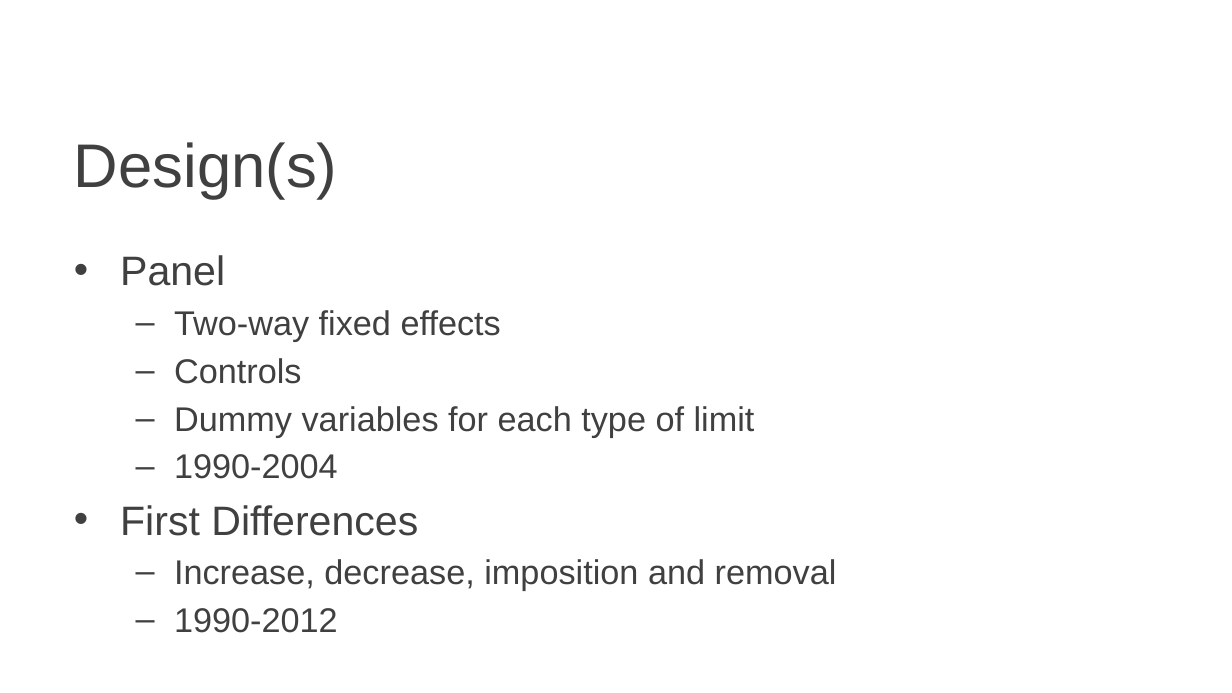
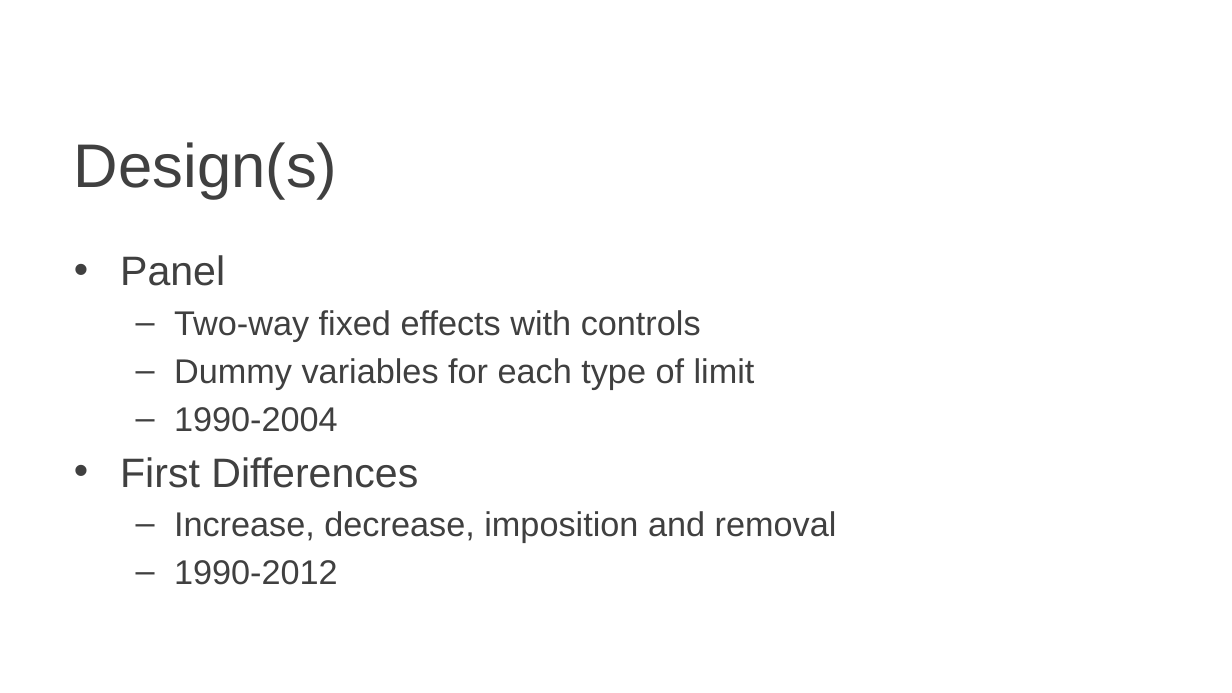
Before and after one commit to markchand/Money-in-Politics, a slide deck: slide 7 of SPSA (Working).pptx. Drawn at 1232x693 pixels with LibreOffice and Linux fonts; fonts in the diff are those of the drawing; background and template pictures are left out. Boxes give left, top, right and bottom in pixels: in the first picture for what was removed or moved away, otherwise in the second. Text is boxed around its words. In the diff, an @@ line names an element or a change of style, - is before the commit and + after.

```diff
--- a/SPSA (Working).pptx
+++ b/SPSA (Working).pptx
@@ text at bbox=[174, 310, 701, 341]: text changed @@
-  – Two-way fixed effects
-  – Controls
+  – Two-way fixed effects with controls
```
Also in this commit, not shown: 5 other slides changed.
